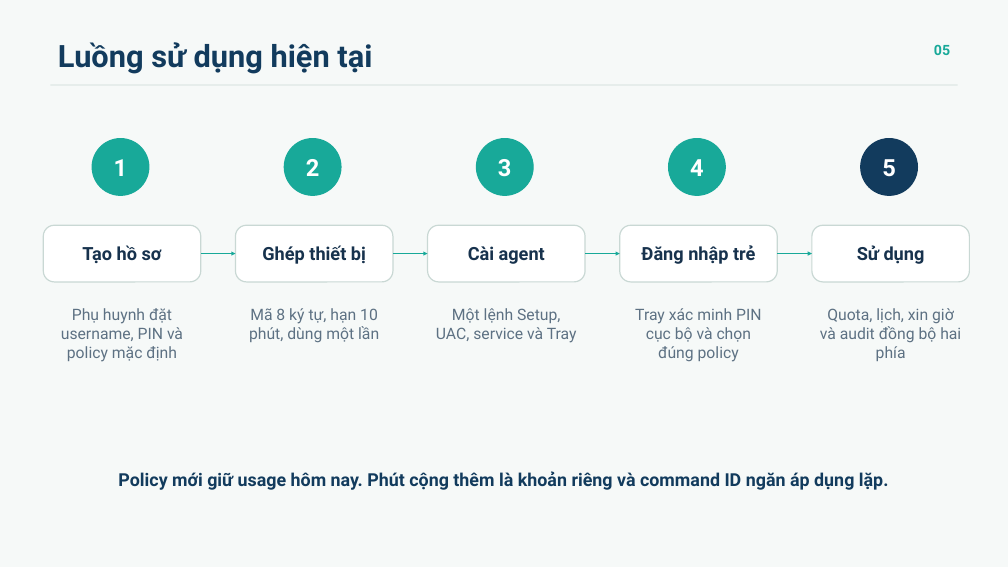
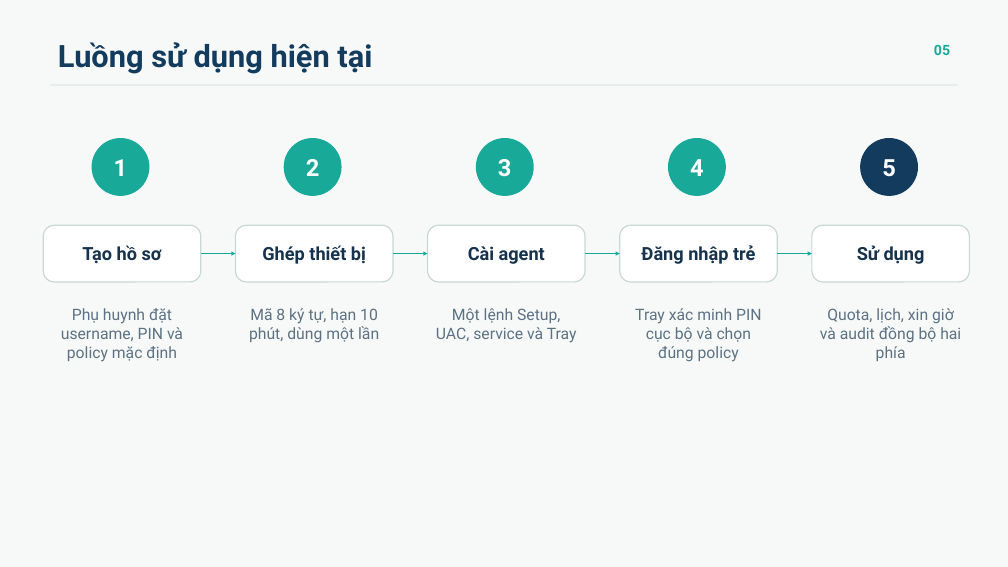
Before and after one commit to 23120357/openguard-kids-project, a slide deck: slide 6 of output/presentation/OpenGuardKids_Tuan1_den_Tuan2.pptx (slide 5 before the commit). Drawn at 1008x567 pixels with LibreOffice and Linux fonts; fonts in the diff are those of the drawing. Boxes give left, top, right and bottom in pixels: in the first picture for what was removed or moved away, otherwise in the second. Text is boxed around its words. In the diff, an @@ line names an element or a change of style, - is before the commit and + after.

```diff
--- a/output/presentation/OpenGuardKids_Tuan1_den_Tuan2.pptx
+++ b/output/presentation/OpenGuardKids_Tuan1_den_Tuan2.pptx
@@ text removed at [118,471,889,490] @@
-Policy mới giữ usage hôm nay. Phút cộng thêm là khoản riêng và command ID ngăn áp dụng lặp.
```
Also in this commit, not shown: 7 other slides changed, 5 slides added, 21 other files.
